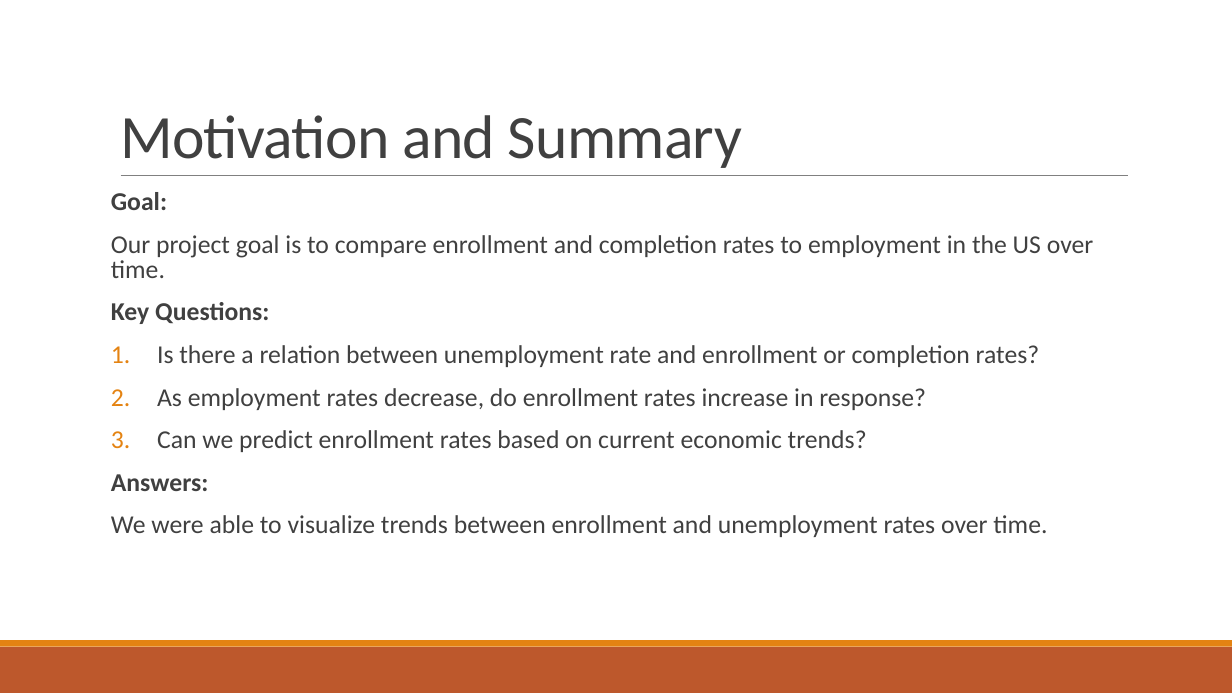
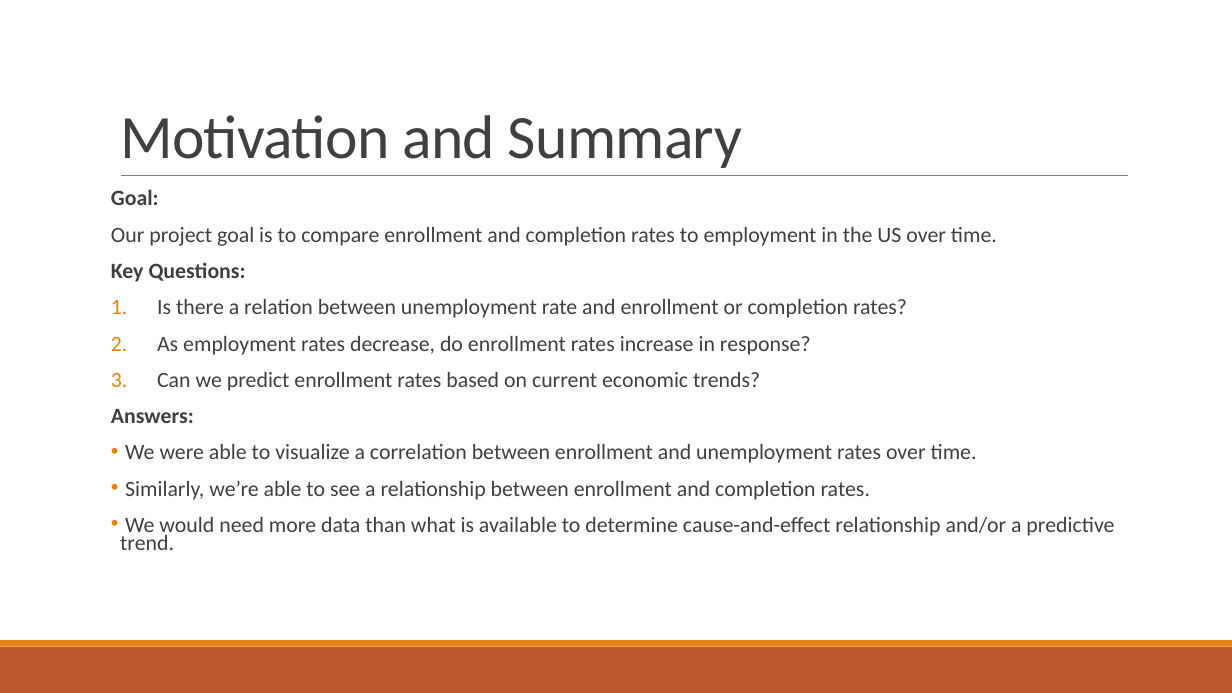
Before and after one commit to grahamb001/Project1, a slide deck: slide 2 of Project 1 Presentation Templatebg.pptx. Drawn at 1232x693 pixels with LibreOffice and Linux fonts; fonts in the diff are those of the drawing; background and template pictures are left out. Boxes give left, top, right and bottom in pixels: in the first picture for what was removed or moved away, otherwise in the second. Text is boxed around its words. In the diff, an @@ line names an element or a change of style, - is before the commit and + after.

Commit message:
PPT updates

```diff
--- a/Project 1 Presentation Templatebg.pptx
+++ b/Project 1 Presentation Templatebg.pptx
@@ text at [111,189,997,423]: size 20 to 17 pt in "Goal:", "Our project goal is to compare enrollment ...", "Key Questions:", "Is there a relation between unemployment rate ..." and 3 more places; line spacing 0.8 to 0.7 @@
@@ text at [120,444,1114,550]: text changed; size 20 to 17 pt @@
-We were able to visualize trends between enrollment and unemployment rates over time.
+• We were able to visualize a correlation between enrollment and unemployment rates over time.
+• Similarly, we’re able to see a relationship between enrollment and completion rates.
+• We would need more data than what is available to determine cause-and-effect relationship and/or a predictive trend.
```
